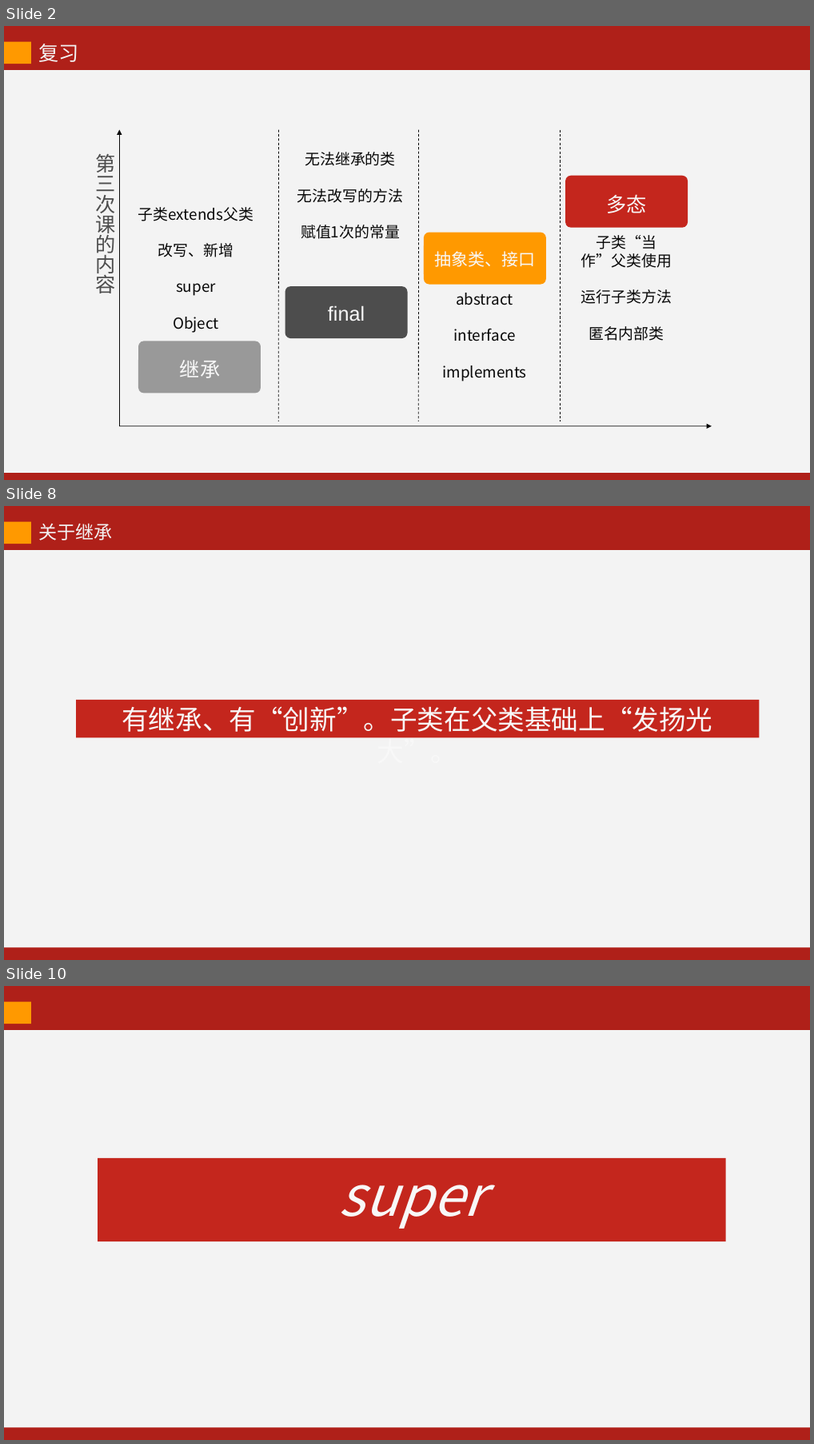
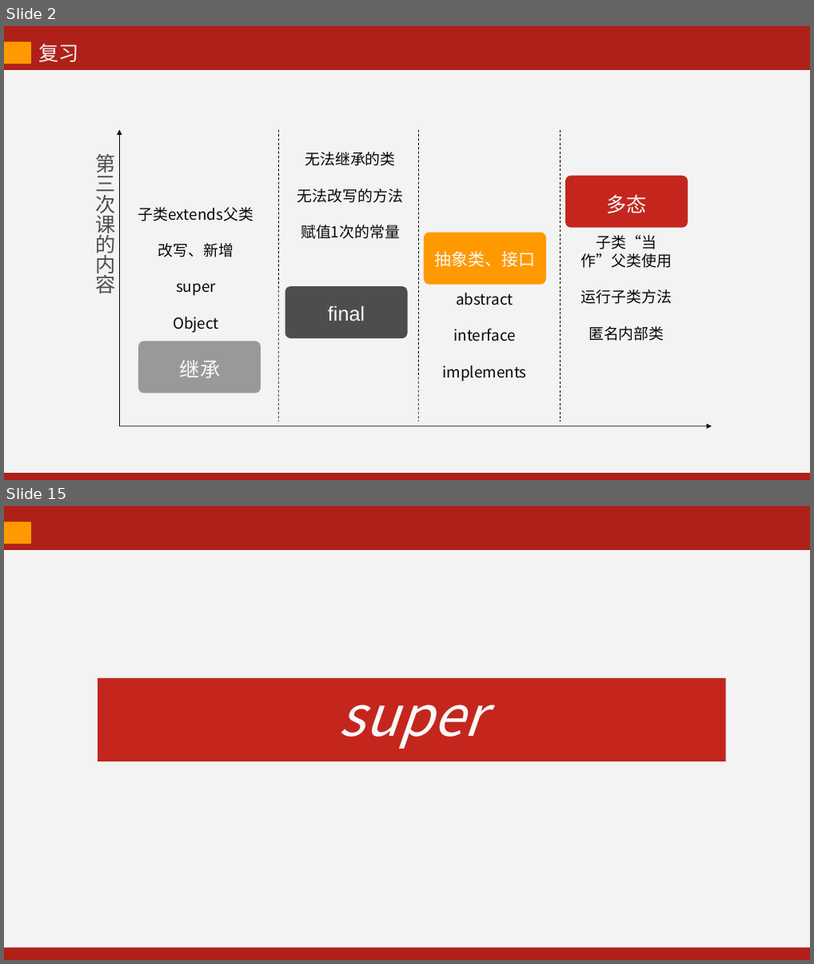
Before and after one commit to kevinjoyce/JavaCourseWare, a slide deck: PPT/每次课PPT/04 面向对象（下）-2.pptx. Shown one above the other, each under a label of ours: slides 2, 8 and 10 before the commit, slides 2 and 15 after it; the slides between them are not shown. The pictures are 814x1444 and 814x964 pixels, drawn with LibreOffice and Linux fonts; fonts in the diff are those of the drawing. Boxes give left, top, right and bottom in pixels: in the first picture for what was removed or moved away, otherwise in the second. Text is boxed around its words. In the diff, an @@ line names an element or a change of style, - is before the commit and + after.

```diff
--- a/PPT/每次课PPT/04 面向对象（下）-2.pptx
+++ b/PPT/每次课PPT/04 面向对象（下）-2.pptx
@@ slide 8 removed at bbox=[4, 506, 810, 960], background #AF2019 @@
@@ rectangle removed at bbox=[4, 522, 31, 544] @@
@@ text removed at bbox=[38, 523, 112, 540] @@
-关于继承
@@ rectangle removed at bbox=[4, 550, 810, 947] @@
@@ rectangle removed at bbox=[76, 700, 759, 737] @@
-有继承、有“创新”。子类在父类基础上“发扬光大”。
@@ what was slide 10 is now slide 15 @@
```
Also in this commit, not shown: 3 slides changed, 9 slides added, 4 other slides removed, 10 other files.
